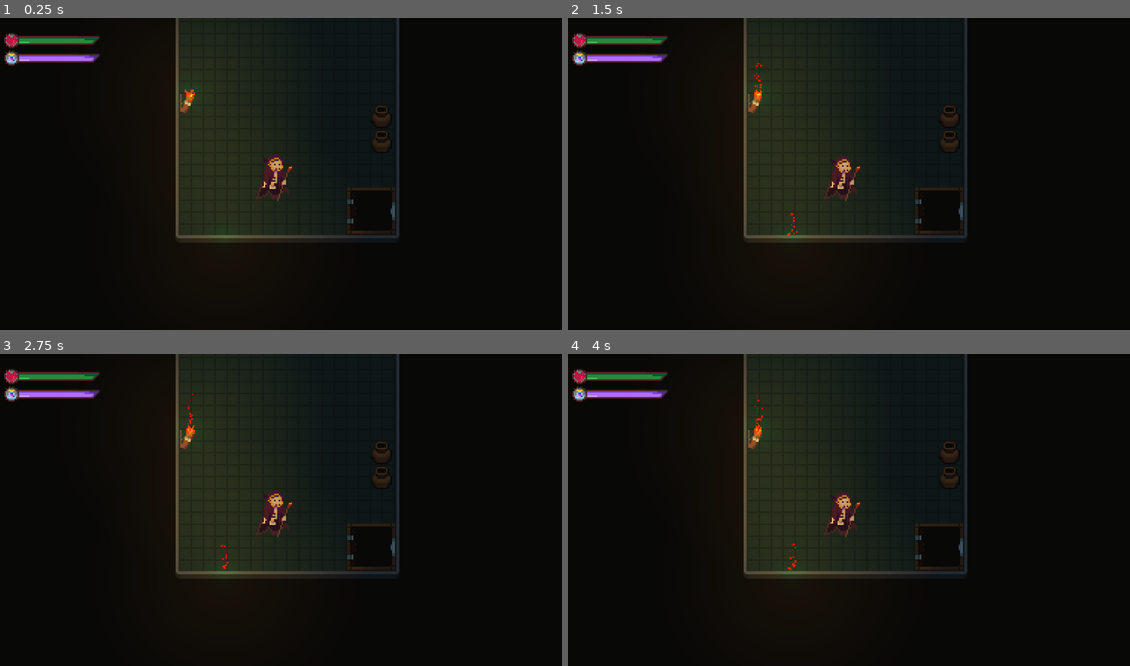
Above: before the commit, frames 1-4 (two rows, left to right).
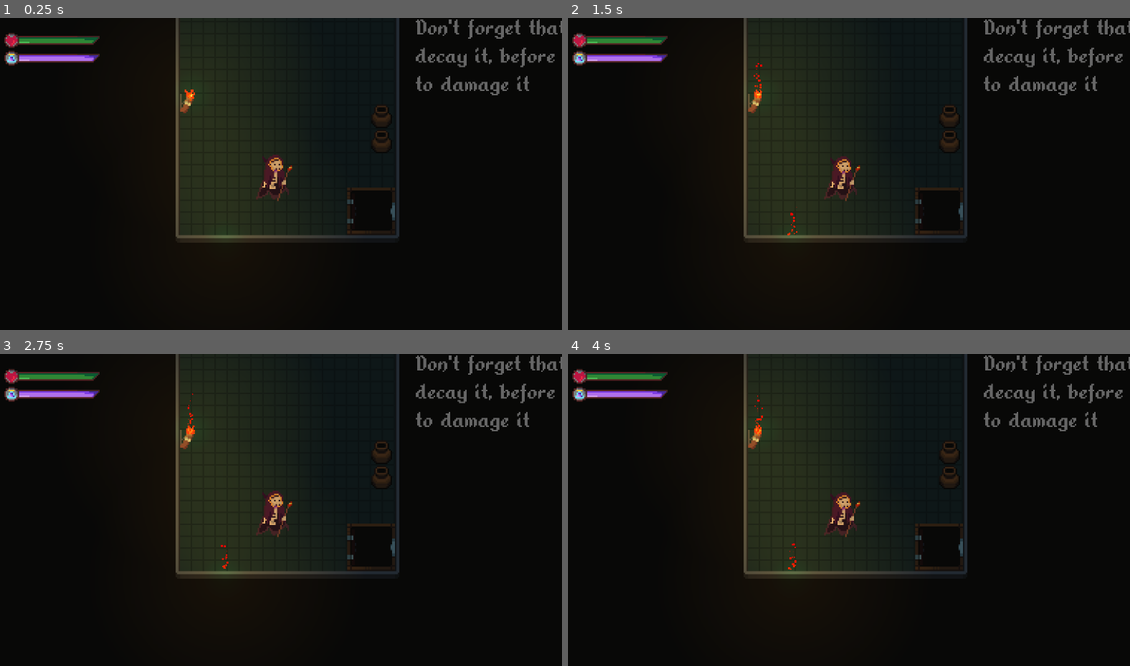
Above: after the commit, the same moments.

Repository: PercyGame/Necromancer-s-Quest-For-Power
Game: Godot game, scene res://map/the_awakening.tscn
The game is run twice, just before and just after one commit, with the same random seed, the same clock (stepped at 60 frames per second) and the same inputs. This scene is started directly instead of the project's main scene. The engine's default icon, where the game draws it, is replaced by a stand-in: a white triangle on a blue panel in a dark square.
Inputs:
- Up to frame 1 (0.25 s): no input
- Up to frame 2 (1.5 s): tap Enter at 0.5 s
- Up to frame 3 (2.75 s): no input
- Up to frame 4 (4 s): no input

The runs differ from the first frame. In frame 1, 1.2% of the frame differs, in the area x 73-100%, y 0-25%; in frame 2, 1.2%; in frame 3, 1.2%; in frame 4, 1.2%.

Commit message:
some more stuf

Diff:
--- a/entites/player.gd
+++ b/entites/player.gd
@@ -22,6 +22,10 @@
 
 # main function that run at  every game tick
 func _process(delta):
+
+	if globals.Obsidian_of_Shadows == true:
+		get_tree().change_scene_to_file("res://map/transission_texted/temp_end.tscn" )
+
 	if get_input_values(0) == Vector2.ZERO:
 		animation_tree.get("parameters/playback").travel("Idle")
 	else:
--- a/map/main_hall.tscn
+++ b/map/main_hall.tscn
@@ -91,9 +91,9 @@
 [node name="Label2" type="Label" parent="."]
 z_index = 15
 offset_left = 140.0
-offset_top = -141.0
-offset_right = 218.0
-offset_bottom = -106.0
+offset_top = -146.0
+offset_right = 223.0
+offset_bottom = -111.0
 theme = ExtResource("10_vljpn")
 text = "Please do not
 break any jar"
--- a/map/the_awakening.tscn
+++ b/map/the_awakening.tscn
@@ -10,6 +10,7 @@
 [ext_resource type="PackedScene" uid="uid://c2hhmf6rhc4qu" path="res://Quest_item/Arcan_stone/Obsidian of Shadows.tscn" id="8_pf6rc"]
 [ext_resource type="PackedScene" uid="uid://cuakh3ujuytru" path="res://map/elements/teleporteur.tscn" id="9_k31yx"]
 [ext_resource type="PackedScene" uid="uid://dd1idm6nx64be" path="res://map/main_hall.tscn" id="10_ohxff"]
+[ext_resource type="Theme" uid="uid://b28w6ny6cu743" path="res://HUD/theme.tres" id="11_vhyiy"]
 
 [node name="The Awakening" type="Node2D"]
 
@@ -68,3 +69,14 @@
 
 [node name="Player" parent="." instance=ExtResource("7_a74lt")]
 position = Vector2(0, 106)
+
+[node name="Label" type="Label" parent="."]
+z_index = 15
+offset_left = 94.0
+offset_top = -3.0
+offset_right = 134.0
+offset_bottom = 20.0
+theme = ExtResource("11_vhyiy")
+text = "Don't forget that you have to
+decay it, before being able
+to damage it"
--- /dev/null
+++ b/map/transission_texted/temp_end.tscn
@@ -0,0 +1,34 @@
+[gd_scene load_steps=4 format=3 uid="uid://cx4c3estns602"]
+
+[ext_resource type="Theme" uid="uid://b28w6ny6cu743" path="res://HUD/theme.tres" id="1_s8aip"]
+
+[sub_resource type="Gradient" id="Gradient_6qerd"]
+colors = PackedColorArray(0.0823529, 0.0823529, 0.0823529, 1, 0.0823529, 0.0823529, 0.0823529, 1)
+
+[sub_resource type="GradientTexture2D" id="GradientTexture2D_fmntc"]
+gradient = SubResource("Gradient_6qerd")
+
+[node name="TempEnd" type="Node2D"]
+
+[node name="CanvasLayer" type="CanvasLayer" parent="."]
+
+[node name="TextureRect" type="TextureRect" parent="CanvasLayer"]
+anchors_preset = 15
+anchor_right = 1.0
+anchor_bottom = 1.0
+grow_horizontal = 2
+grow_vertical = 2
+texture = SubResource("GradientTexture2D_fmntc")
+
+[node name="Label" type="Label" parent="CanvasLayer"]
+anchors_preset = 15
+anchor_right = 1.0
+anchor_bottom = 1.0
+grow_horizontal = 2
+grow_vertical = 2
+theme = ExtResource("1_s8aip")
+theme_override_font_sizes/font_size = 64
+text = "CONGRATULATION necromancer,
+you gained all the power we coded yet"
+horizontal_alignment = 1
+vertical_alignment = 1
Not shown: 1 places in map/the_awakening.tscn that only renumber resources
Not shown, changed: .gitignore
